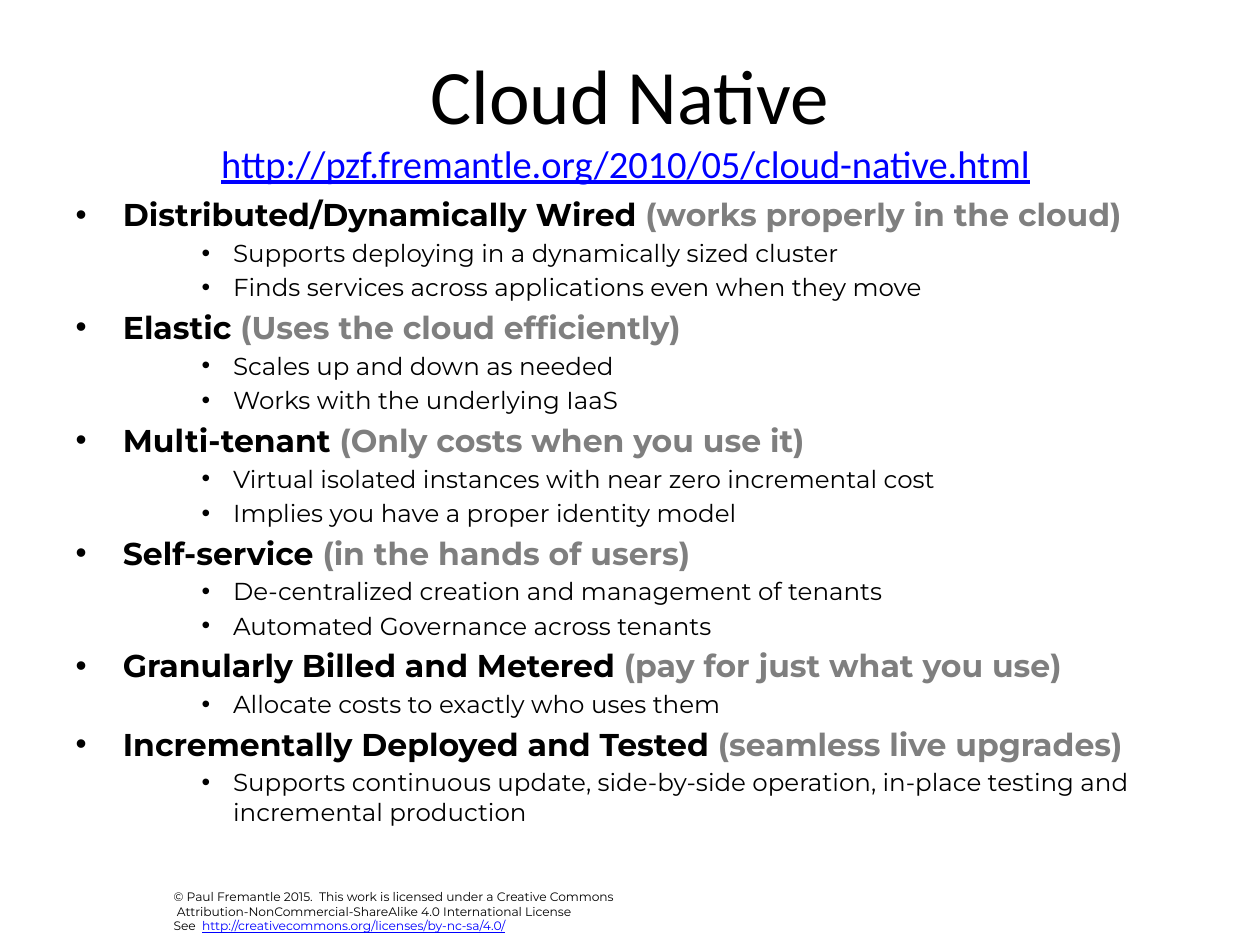
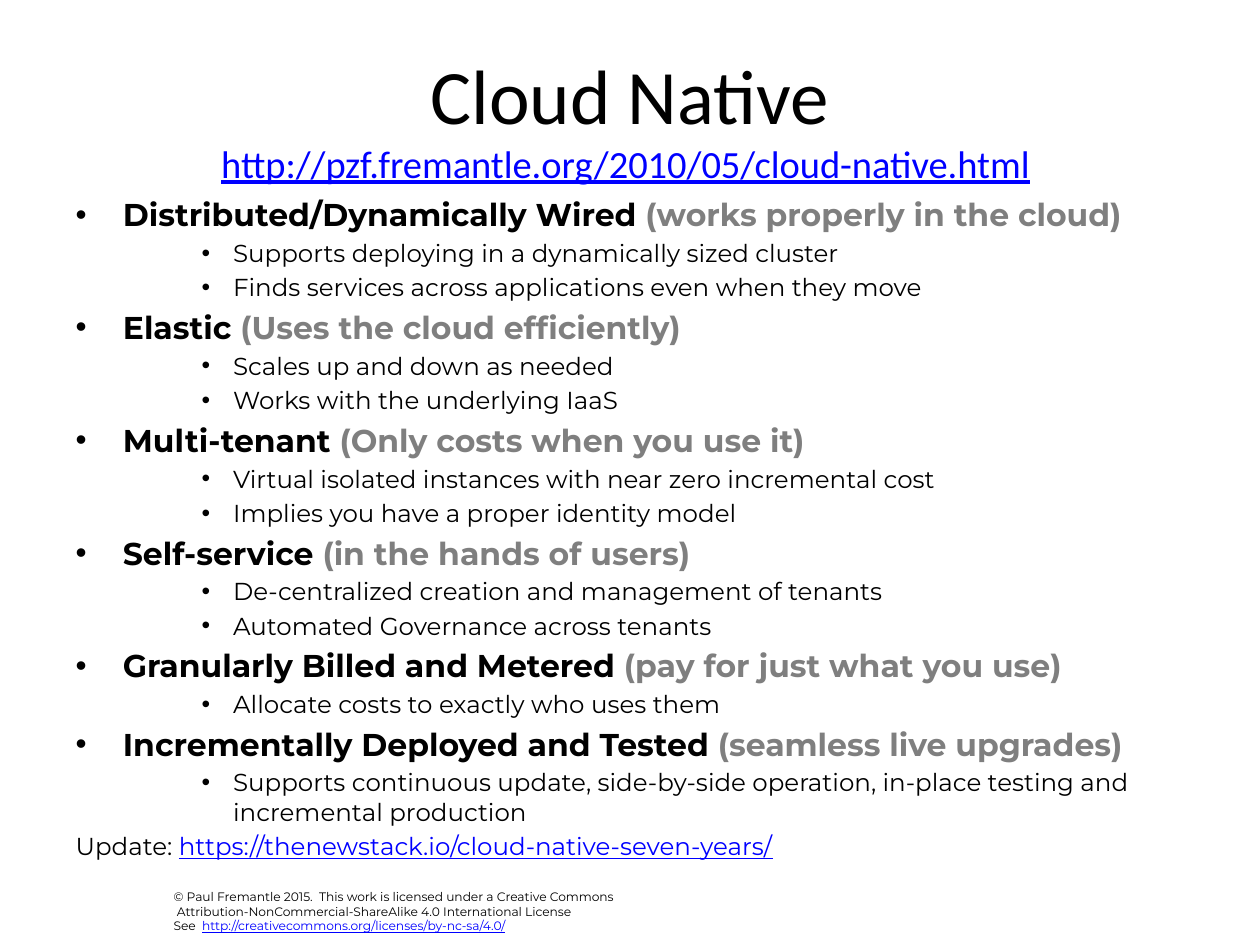
Before and after one commit to pzfreo/ox-clo, a slide deck: slide 7 of pres-source/01-cloud-overview.pptx. Drawn at 1260x945 pixels with LibreOffice and Linux fonts; fonts in the diff are those of the drawing; background and template pictures are left out. Boxes give left, top, right and bottom in pixels: in the first picture for what was removed or moved away, otherwise in the second. Text is boxed around its words. In the diff, an @@ line names an element or a change of style, - is before the commit and + after.

```diff
--- a/pres-source/01-cloud-overview.pptx
+++ b/pres-source/01-cloud-overview.pptx
@@ text at [76,834,772,860]: paragraph added @@
+Update: https://thenewstack.io/cloud-native-seven-years/
```
Also in this commit, not shown: 1 other slide changed, 41 other files.
